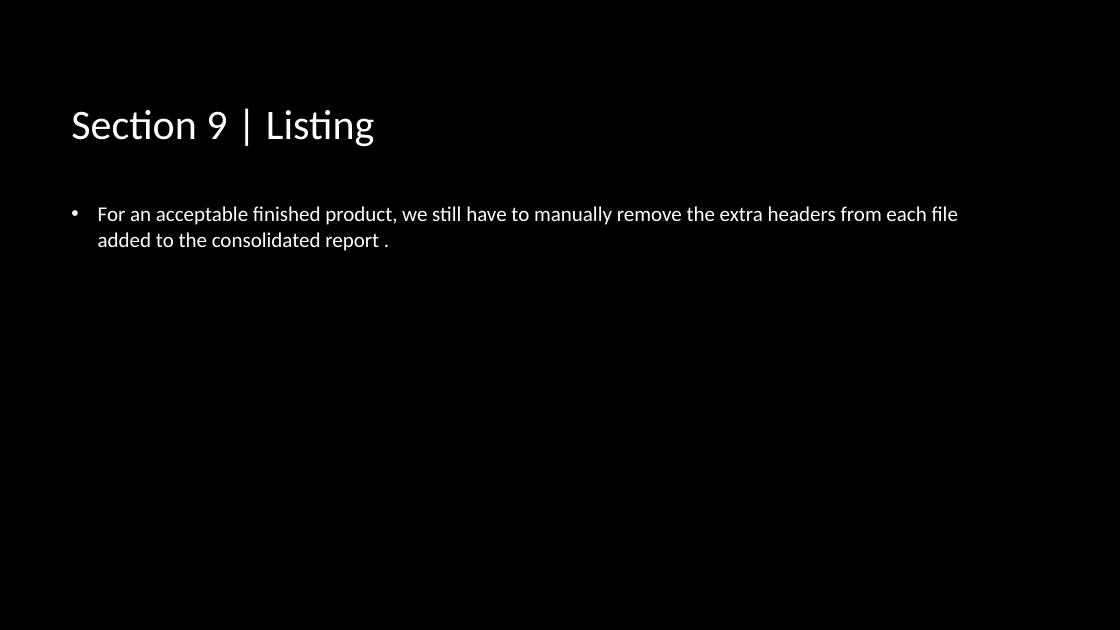
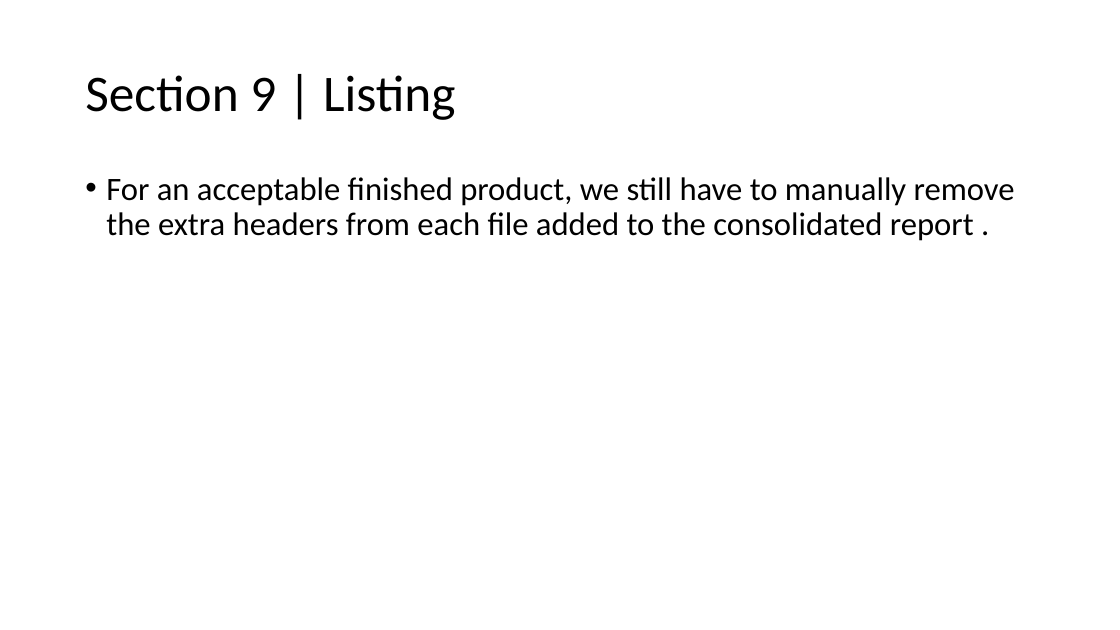
Before and after one commit to conduitl/csv_lesson, a slide deck: slide 16 of case1.pptx. Drawn at 1120x630 pixels with LibreOffice and Linux fonts; fonts in the diff are those of the drawing; background and template pictures are left out. Boxes give left, top, right and bottom in pixels: in the first picture for what was removed or moved away, otherwise in the second. Text is boxed around its words. In the diff, an @@ line names an element or a change of style, - is before the commit and + after.

```diff
--- a/case1.pptx
+++ b/case1.pptx
@@ background picture (left out) to #FFFFFF @@
@@ title "Section 9 | Listing": place and size @@
-title "Section 9 | Listing" at <box>71,110,374,147</box>
+title "Section 9 | Listing" at <box>85,75,455,120</box>
@@ title "Section 9 | Listing" at <box>85,75,455,120</box>: size 36 to 44 pt, text colour #FFFFFF to #000000; line spacing 1 to 0.9 @@
@@ text "For an acceptable finished product, ...": place and size @@
-text "For an acceptable finished product, ..." at <box>98,206,958,251</box>
+text "For an acceptable finished product, ..." at <box>106,177,1015,241</box>
@@ text "For an acceptable finished product, ..." at <box>106,177,1015,241</box>: size 18 to 28 pt, text colour #FFFFFF to #000000; indent changed; line spacing 1 to 0.9 @@
```
Also in this commit, not shown: 15 other slides changed, 1 slide added, 2 other files.
